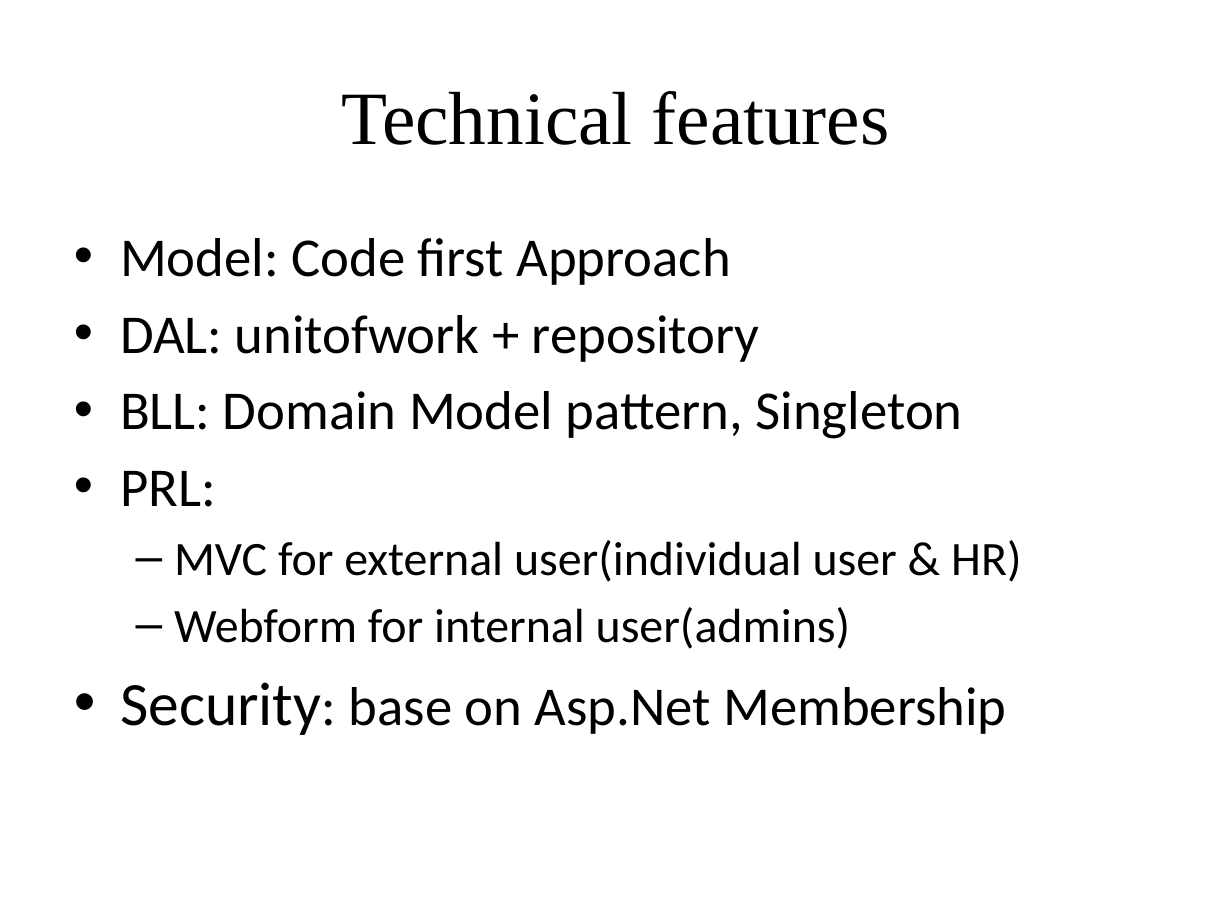
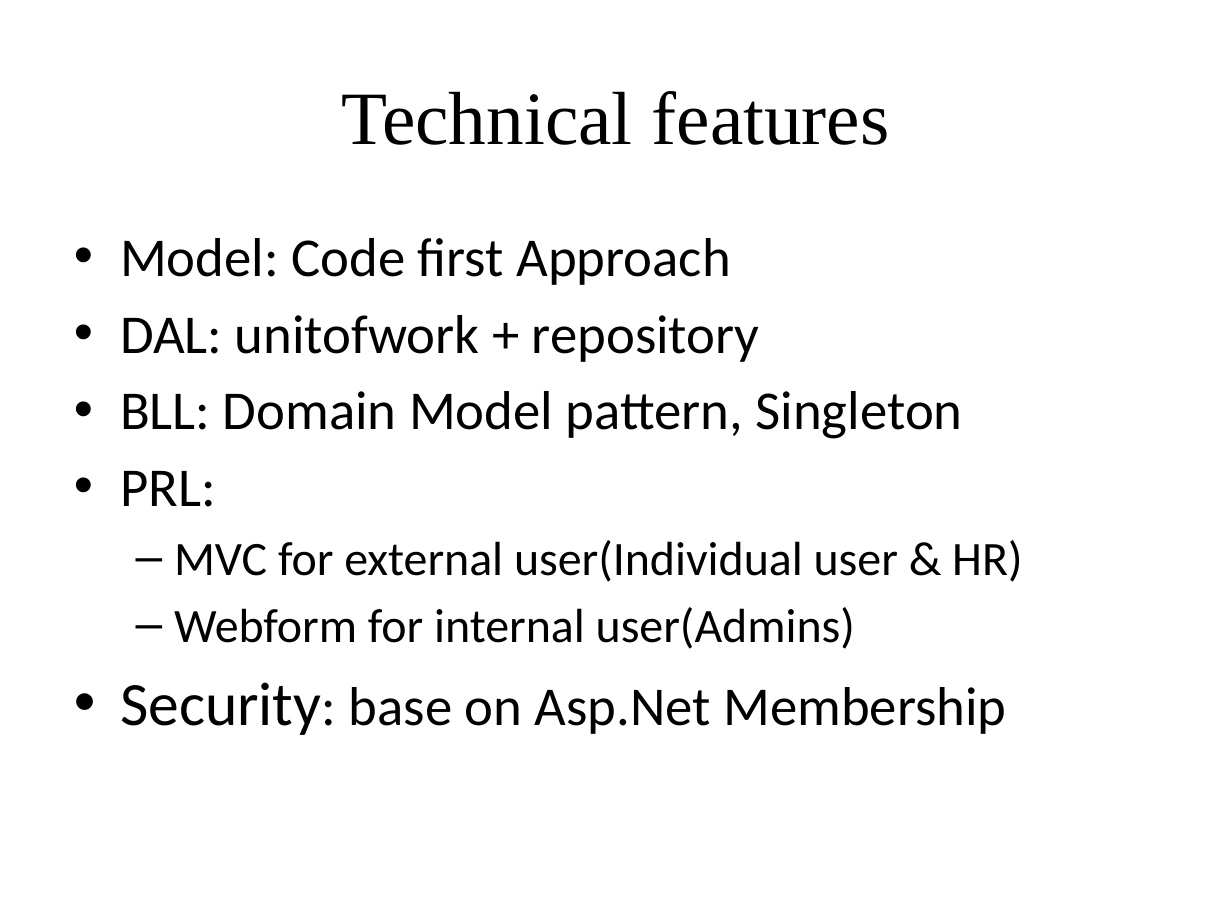
Before and after one commit to XUMINSHENG/dotNET_CA, a slide deck: slide 4 of Docs/presentation/ENET_FT1_presentation_sketch.pptx. Drawn at 1232x924 pixels with LibreOffice and Linux fonts; fonts in the diff are those of the drawing. Boxes give left, top, right and bottom in pixels: in the first picture for what was removed or moved away, otherwise in the second. Text is boxed around its words. In the diff, an @@ line names an element or a change of style, - is before the commit and + after.

Commit message:
individual user registration detail

```diff
--- a/Docs/presentation/ENET_FT1_presentation_sketch.pptx
+++ b/Docs/presentation/ENET_FT1_presentation_sketch.pptx
@@ text at (174, 540, 1022, 649): text changed @@
-  – MVC for external user(individual user & HR)
-  – Webform for internal user(admins)
+  – MVC for external user(Individual user & HR)
+  – Webform for internal user(Admins)
```
Also in this commit, not shown: 3 other slides changed, 4 other files.
